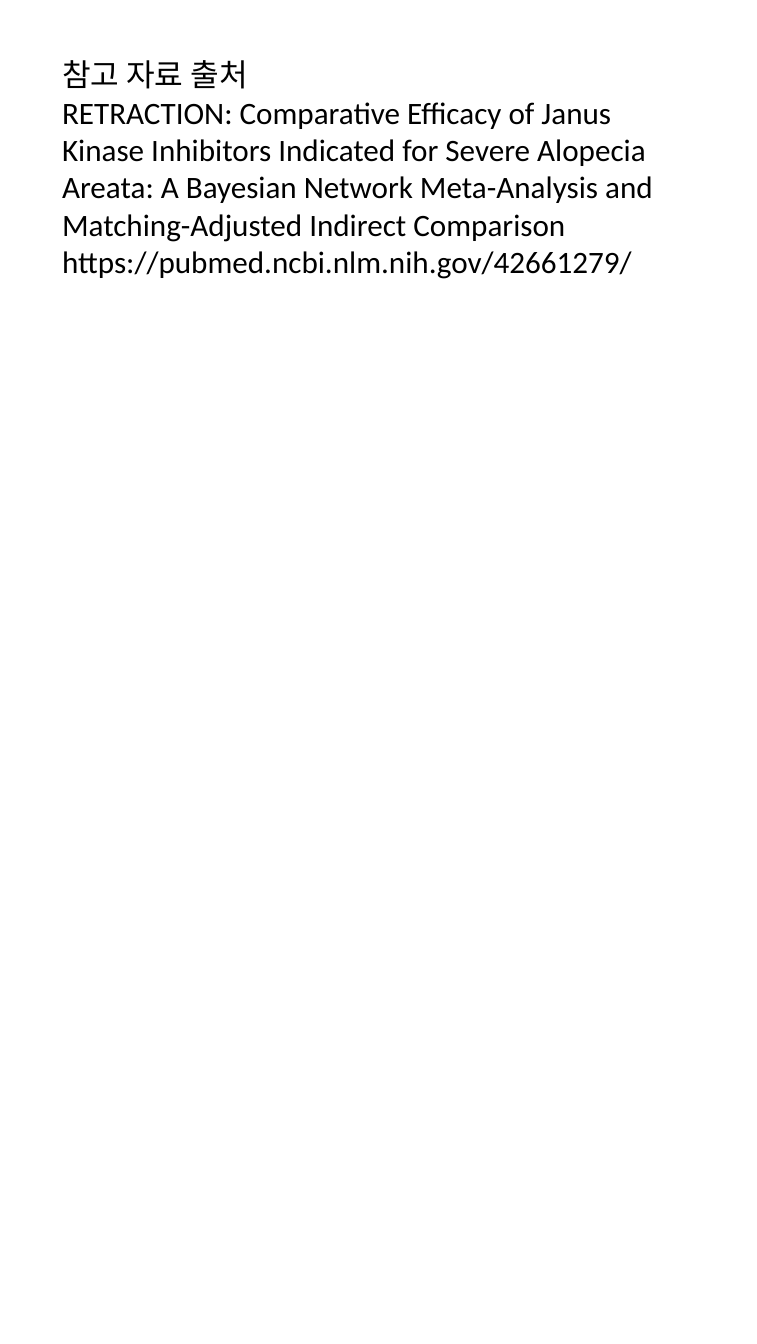
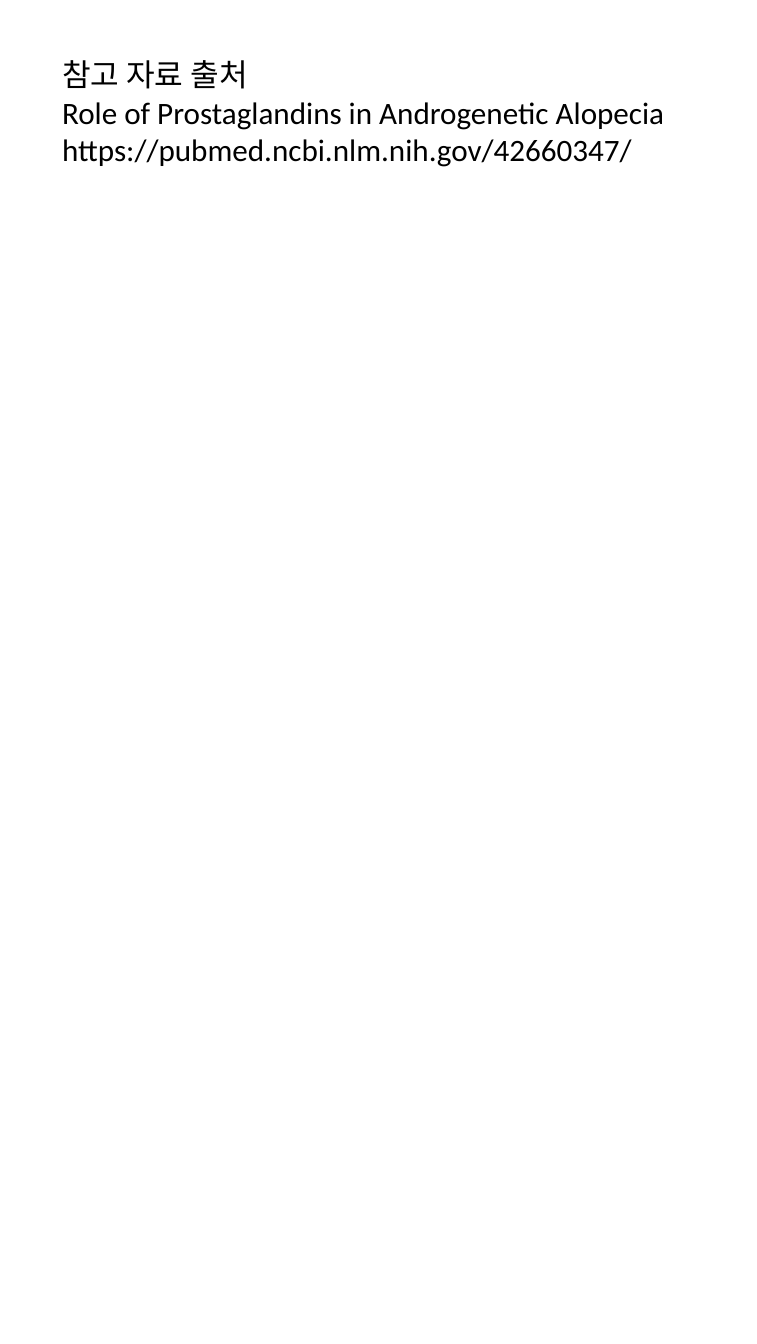
Before and after one commit to hyokang2010-BJ-ANTH/product-builder-test, a slide deck: slide 6 of data/2026-08-29/slides.pptx (slide 7 before the commit). Drawn at 757x1344 pixels with LibreOffice and Linux fonts; fonts in the diff are those of the drawing. Boxes give left, top, right and bottom in pixels: in the first picture for what was removed or moved away, otherwise in the second. Text is boxed around its words. In the diff, an @@ line names an element or a change of style, - is before the commit and + after.

```diff
--- a/data/2026-08-29/slides.pptx
+++ b/data/2026-08-29/slides.pptx
@@ text at (62,102,665,167): text changed @@
-RETRACTION: Comparative Efficacy of Janus Kinase Inhibitors Indicated for Severe Alopecia Areata: A Bayesian Network Meta-Analysis and Matching-Adjusted Indirect Comparison
-https://pubmed.ncbi.nlm.nih.gov/42661279/
+Role of Prostaglandins in Androgenetic Alopecia
+https://pubmed.ncbi.nlm.nih.gov/42660347/
```
Also in this commit, not shown: 1 slide removed, 17 other files.
